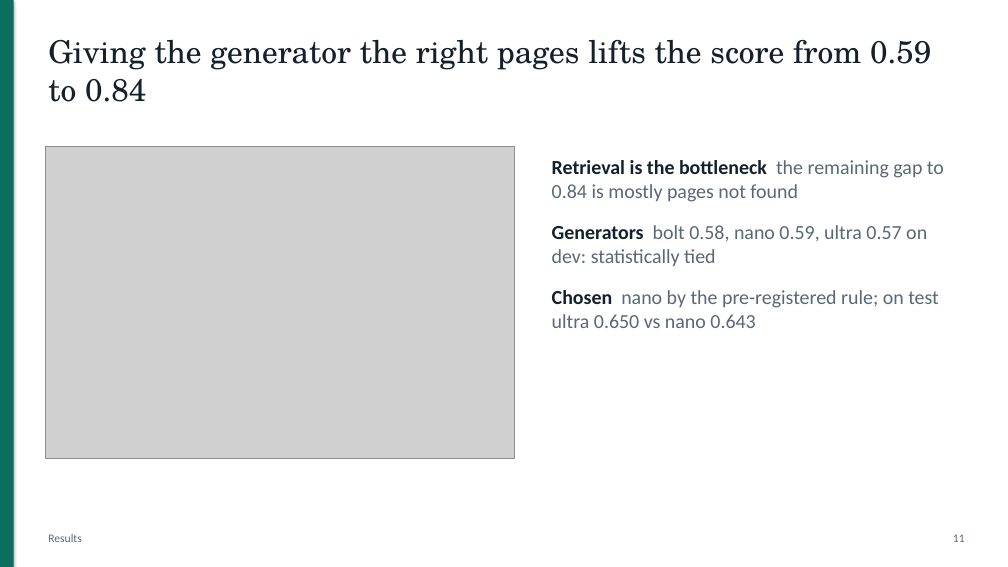
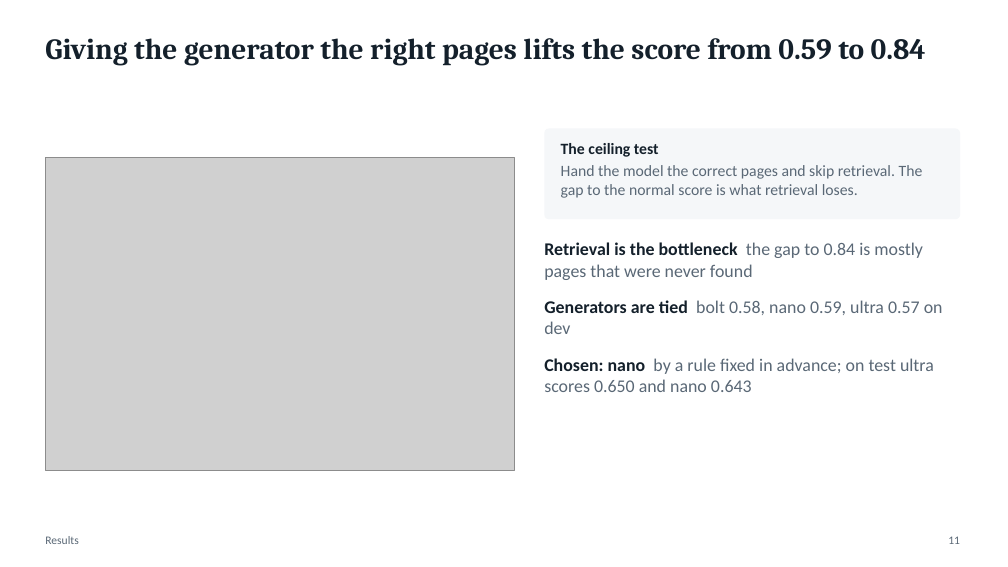
Before and after one commit to DarkkReaper007/RAG-for-financial-analysis, a slide deck: slide 11 of paper/slides.pptx. Drawn at 1008x567 pixels with LibreOffice and Linux fonts; fonts in the diff are those of the drawing; grey boxes stand for pictures. Boxes give left, top, right and bottom in pixels: in the first picture for what was removed or moved away, otherwise in the second. Text is boxed around its words. In the diff, an @@ line names an element or a change of style, - is before the commit and + after.

```diff
--- a/paper/slides.pptx
+++ b/paper/slides.pptx
@@ rectangle removed at [0,0,14,567] @@
@@ text "Giving the generator the right ..." at [45,38,926,66]: size 30 to 28 pt, font TeX Gyre Schola to Cambria, bold on @@
@@ rounded rectangle added at [544,129,960,219], fill #F5F7F9, 15 pt, text #5A6876 @@
+The ceiling test
+Hand the model the correct pages and skip retrieval. The gap to the normal score is what retrieval loses.
@@ picture: place and size @@
-picture at [45,146,514,458]
+picture at [45,157,514,470]
@@ text at [544,242,943,392]: text changed; size 19 to 17 pt @@
-Retrieval is the bottleneck the remaining gap to 0.84 is mostly pages not found
-Generators bolt 0.58, nano 0.59, ultra 0.57 on dev: statistically tied
-Chosen nano by the pre-registered rule; on test ultra 0.650 vs nano 0.643
+Retrieval is the bottleneck the gap to 0.84 is mostly pages that were never found
+Generators are tied bolt 0.58, nano 0.59, ultra 0.57 on dev
+Chosen: nano by a rule fixed in advance; on test ultra scores 0.650 and nano 0.643
@@ text "11": place and size @@
-text "11" at [953,534,965,542]
+text "11" at [948,536,960,544]
```
Also in this commit, not shown: 9 other slides changed, 7 slides added, 7 slides removed, 5 other files.
